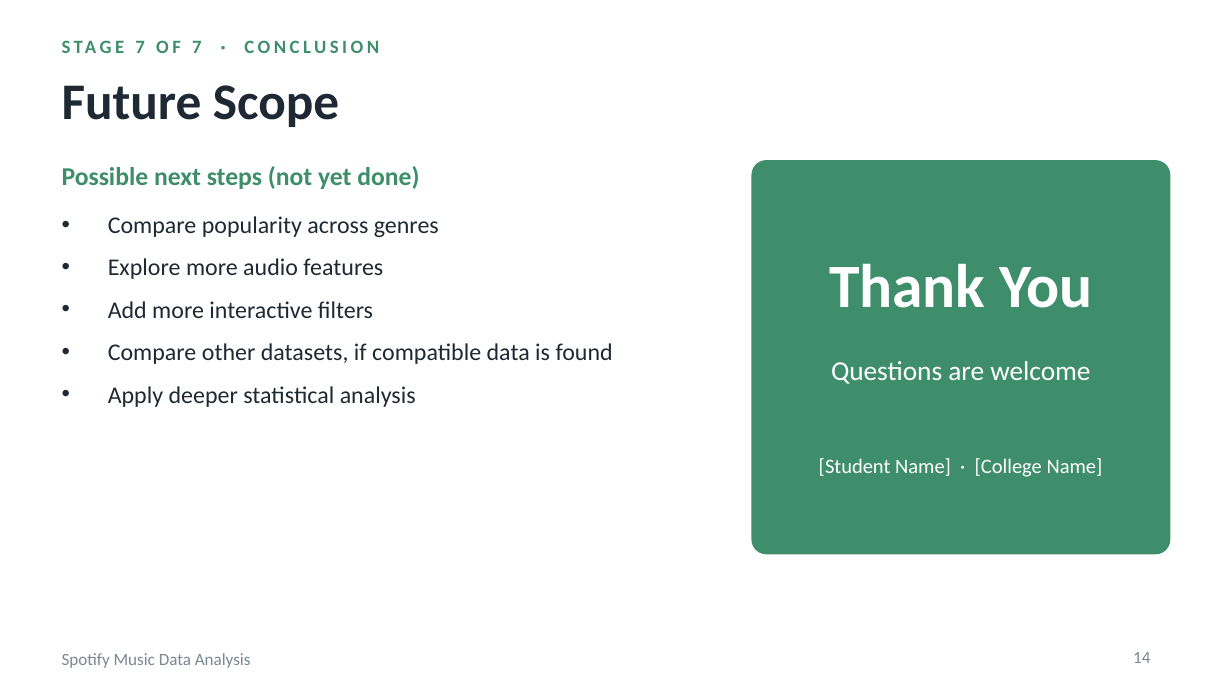
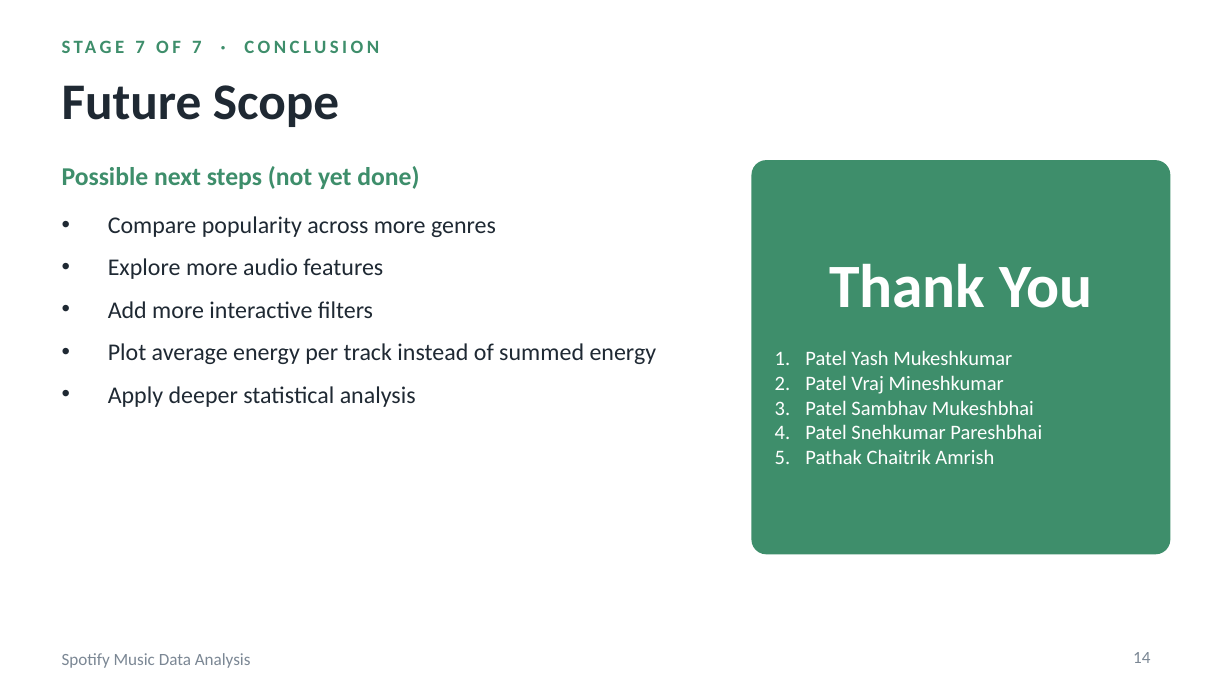
Before and after one commit to chaitrik-pathak/DAV_240840116101, a slide deck: slide 14 of Spotify_Music_Data_Analysis.pptx. Drawn at 1232x693 pixels with LibreOffice and Linux fonts; fonts in the diff are those of the drawing. Boxes give left, top, right and bottom in pixels: in the first picture for what was removed or moved away, otherwise in the second. Text is boxed around its words. In the diff, an @@ line names an element or a change of style, - is before the commit and + after.

```diff
--- a/Spotify_Music_Data_Analysis.pptx
+++ b/Spotify_Music_Data_Analysis.pptx
@@ text at <box>108,216,496,237</box>: text changed @@
-• Compare popularity across genres
+• Compare popularity across more genres
@@ text at <box>108,343,657,364</box>: text changed @@
-• Compare other datasets, if compatible data is found
+• Plot average energy per track instead of summed energy
@@ text at <box>805,350,1042,464</box>: text changed @@
-[Student Name] · [College Name]
+1. Patel Yash Mukeshkumar
+2. Patel Vraj Mineshkumar
+3. Patel Sambhav Mukeshbhai
+4. Patel Snehkumar Pareshbhai
+5. Pathak Chaitrik Amrish
@@ text removed at <box>831,361,1090,384</box> @@
-Questions are welcome
```
Also in this commit, not shown: 13 other slides changed.
